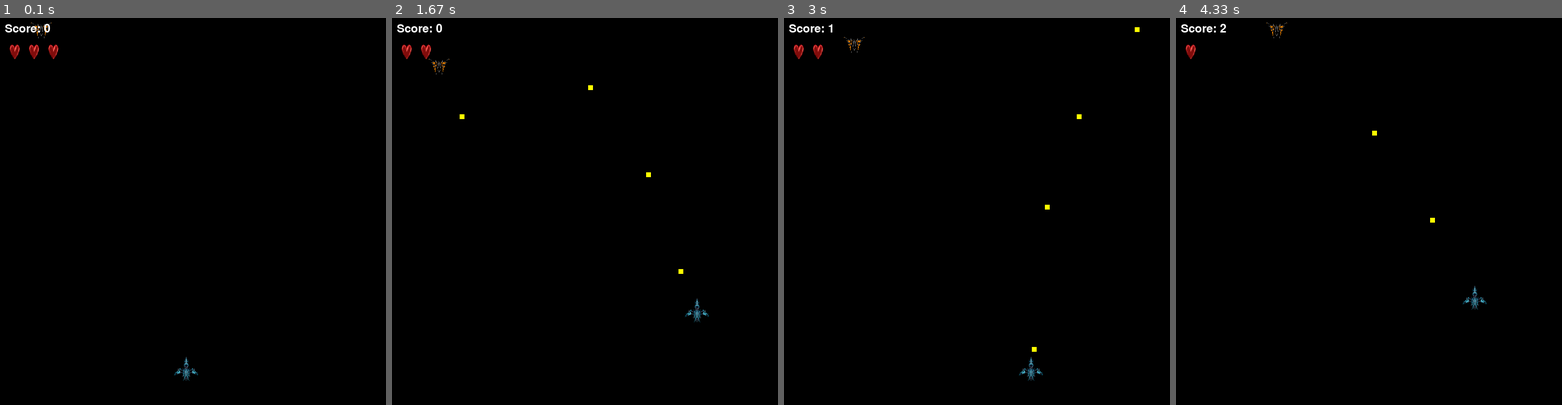
Above: before the commit, frames 1-4 (left to right).
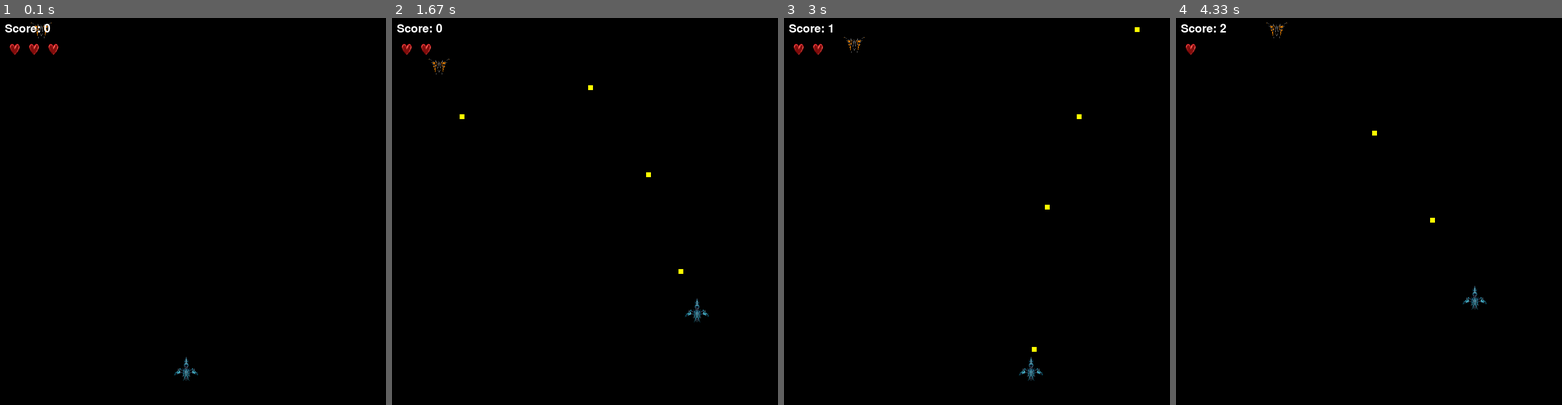
Above: after the commit, the same moments.

Repository: Equipe-Rocket-ES2024/PSA
Game: pygame game, started from main.py
Same seed, same stepped clock (60 frames per second), same inputs: the game is played once before the commit and once after it.
Inputs:
- Up to frame 1 (0.1 s): no input
- Up to frame 2 (1.67 s): tap Space at 0.33, 0.73, 1.03, 1.23, 1.57 s; hold Right 0.67-1.13 s; hold Up 1.17-1.47 s; hold Right from 1.5 s (still down)
- Up to frame 3 (3 s): tap Space at 1.87, 2.07, 2.37, 2.63, 2.97 s; release Right at 1.97 s; hold Left 2-2.53 s; hold Down 2.57-2.87 s; hold Left from 2.9 s (still down)
- Up to frame 4 (4.33 s): tap Space at 3.27, 3.4, 3.8, 4.1 s; release Left at 3.3 s; hold Up 3.33-3.7 s; hold Right from 3.73 s (still down)

The runs differ from the first frame. In frame 1, 0.2% of the frame differs, in the area x 2-16%, y 6-11%; in frame 2, 0.1%; in frame 3, 0.1%; in frame 4, less than 0.1%.

Commit message:
deixando o coração mais proporcional

Diff:
--- a/src/game/game.py
+++ b/src/game/game.py
@@ -31,11 +31,8 @@
         pygame.font.init()
         self.font = pygame.font.Font(None, 36)
         self.lives = 3
-        self.heart_sprite = self.pygame_engine.load_sprite_image(
-            self.game_config_constants.HEART_01)
-        self.heart_sprite = self.pygame_engine.scale_sprite(
-            self.heart_sprite, 40, 40
-        )
+        self.heart_sprite = self.pygame_engine.load_sprite_image(self.game_config_constants.HEART_01)
+        self.heart_sprite = self.pygame_engine.scale_sprite(self.heart_sprite, 40, 30)
 
 
     def run_game(self):
